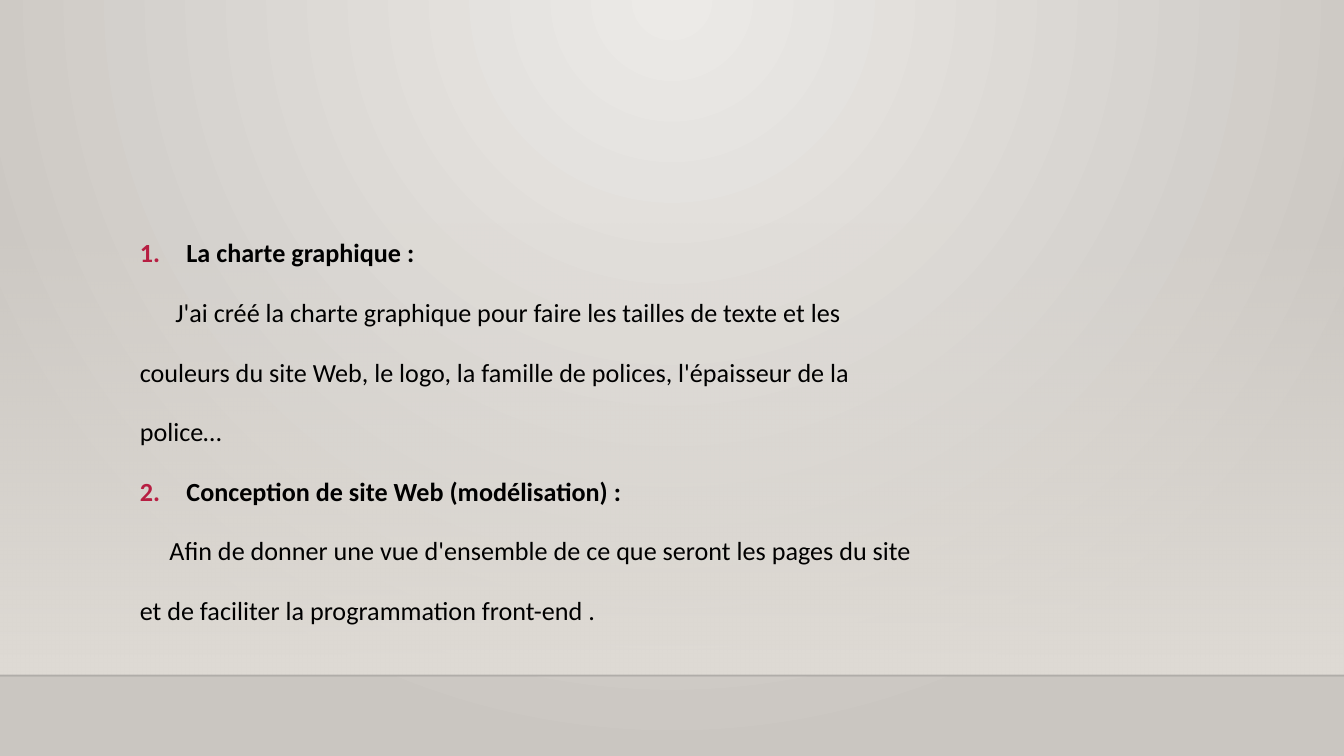
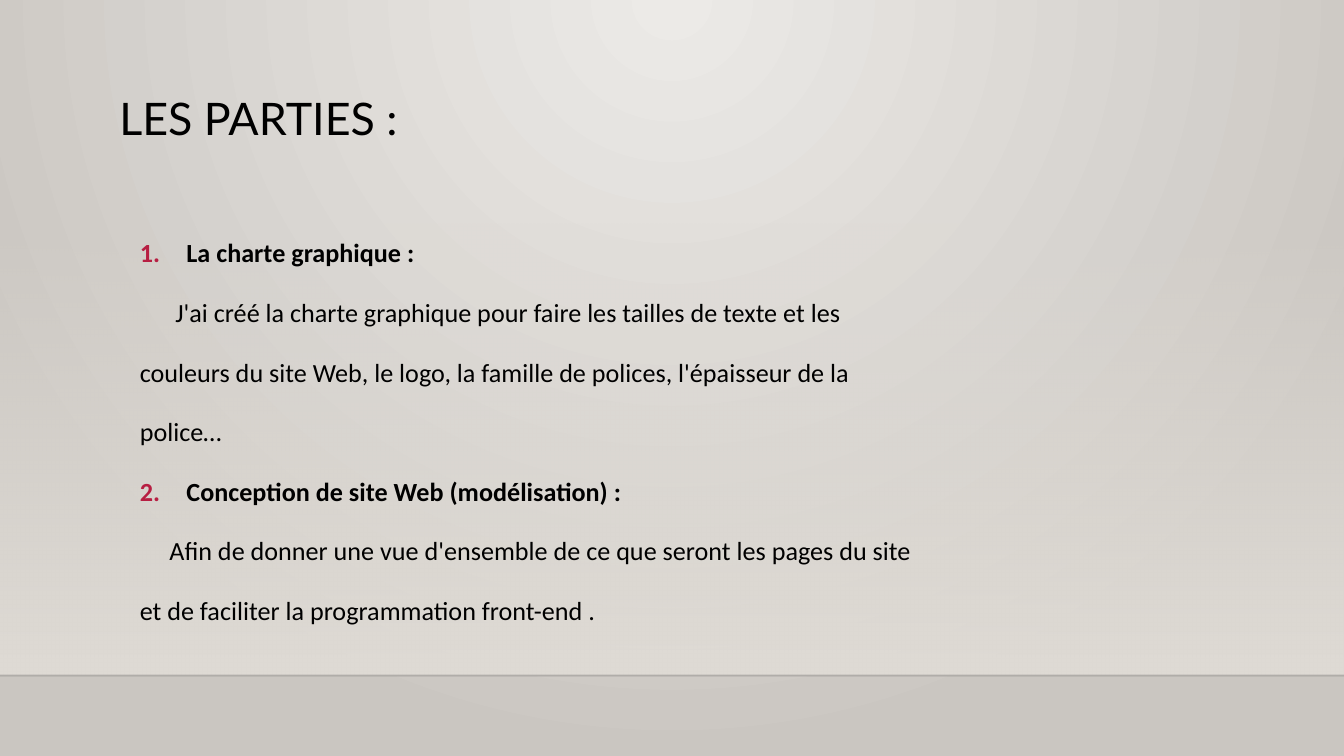
Before and after one commit to ghrabla/kleider1933-website, a slide deck: slide 7 of UML/presentationfilrouge.pptx. Drawn at 1344x756 pixels with LibreOffice and Linux fonts; fonts in the diff are those of the drawing; background and template pictures are left out. Boxes give left, top, right and bottom in pixels: in the first picture for what was removed or moved away, otherwise in the second. Text is boxed around its words. In the diff, an @@ line names an element or a change of style, - is before the commit and + after.

```diff
--- a/UML/presentationfilrouge.pptx
+++ b/UML/presentationfilrouge.pptx
@@ title added at (x1=119, y1=102, x2=375, y2=136), 24 pt, text #000000 @@
+LES PARTIES :
```
Also in this commit, not shown: 7 other slides changed, 2 slides added, 1 slide removed, 25 other files.
